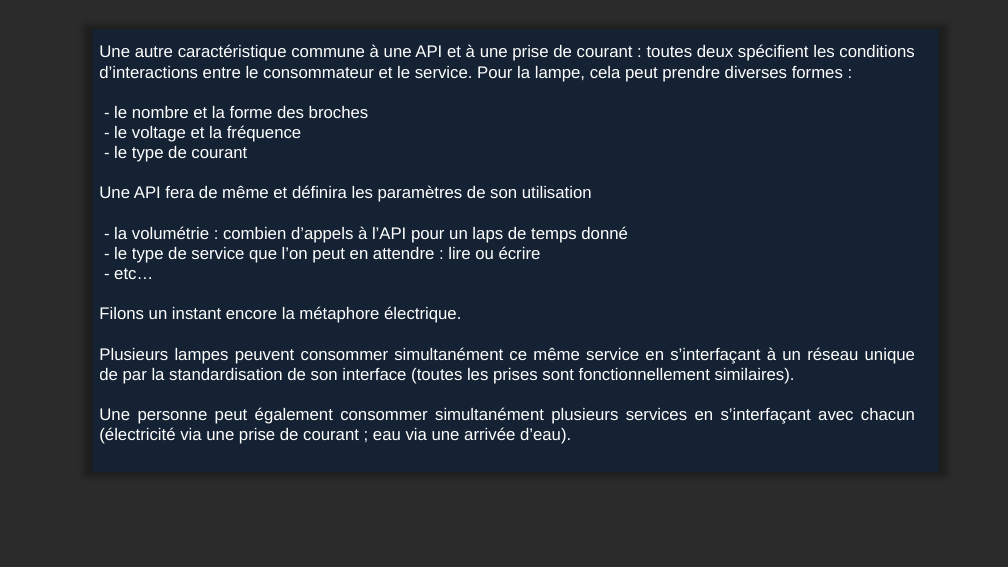
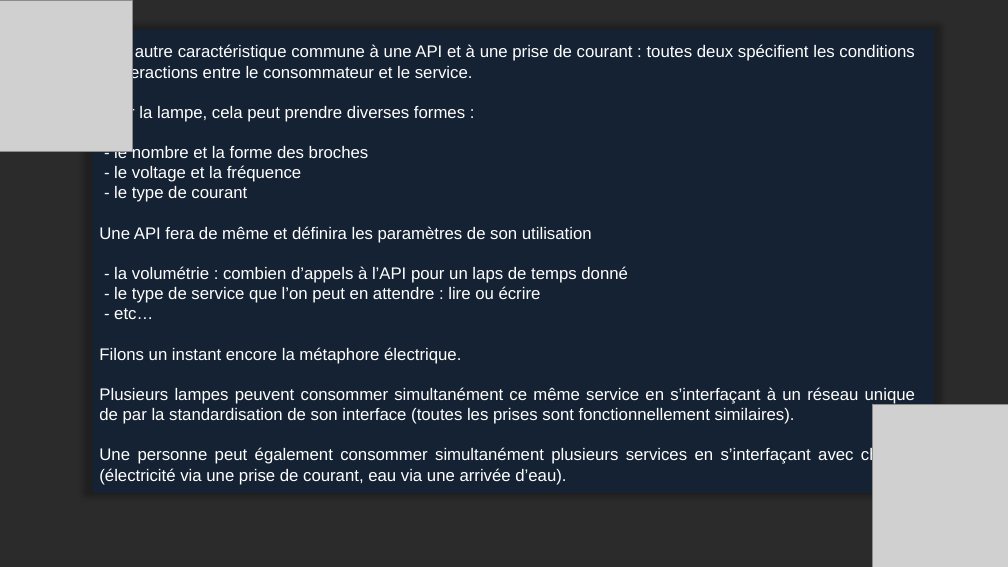
Before and after one commit to Mario-35/api-prestentation, a slide deck: slide 8 of prestentation.pptx (slide 10 before the commit). Drawn at 1008x567 pixels with LibreOffice and Linux fonts; fonts in the diff are those of the drawing; grey boxes stand for pictures; background and template pictures are left out; a plain dark background stands for a picture behind light text. Boxes give left, top, right and bottom in pixels: in the first picture for what was removed or moved away, otherwise in the second. Text is boxed around its words. In the diff, an @@ line names an element or a change of style, - is before the commit and + after.

```diff
--- a/prestentation.pptx
+++ b/prestentation.pptx
@@ picture added at bbox=[0, 0, 132, 151] @@
@@ rectangle: place and size @@
-rectangle at bbox=[92, 29, 938, 473]
+rectangle at bbox=[92, 29, 934, 493]
@@ text at bbox=[99, 44, 914, 122]: text changed @@
-Une autre caractéristique commune à une API et à une prise de courant : toutes deux spécifient les conditions d’interactions entre le consommateur et le service. Pour la lampe, cela peut prendre diverses formes :
+Une autre caractéristique commune à une API et à une prise de courant : toutes deux spécifient les conditions d’interactions entre le consommateur et le service.
+Pour la lampe, cela peut prendre diverses formes :
@@ picture added at bbox=[873, 405, 1008, 567] @@
@@ text at bbox=[99, 447, 915, 485]: text changed @@
-Une personne peut également consommer simultanément plusieurs services en s’interfaçant avec chacun (électricité via une prise de courant ; eau via une arrivée d’eau).
+Une personne peut également consommer simultanément plusieurs services en s’interfaçant avec chacun (électricité via une prise de courant, eau via une arrivée d’eau).
```
Also in this commit, not shown: 10 other slides changed, 6 slides added, 2 slides removed, 19 other files.
